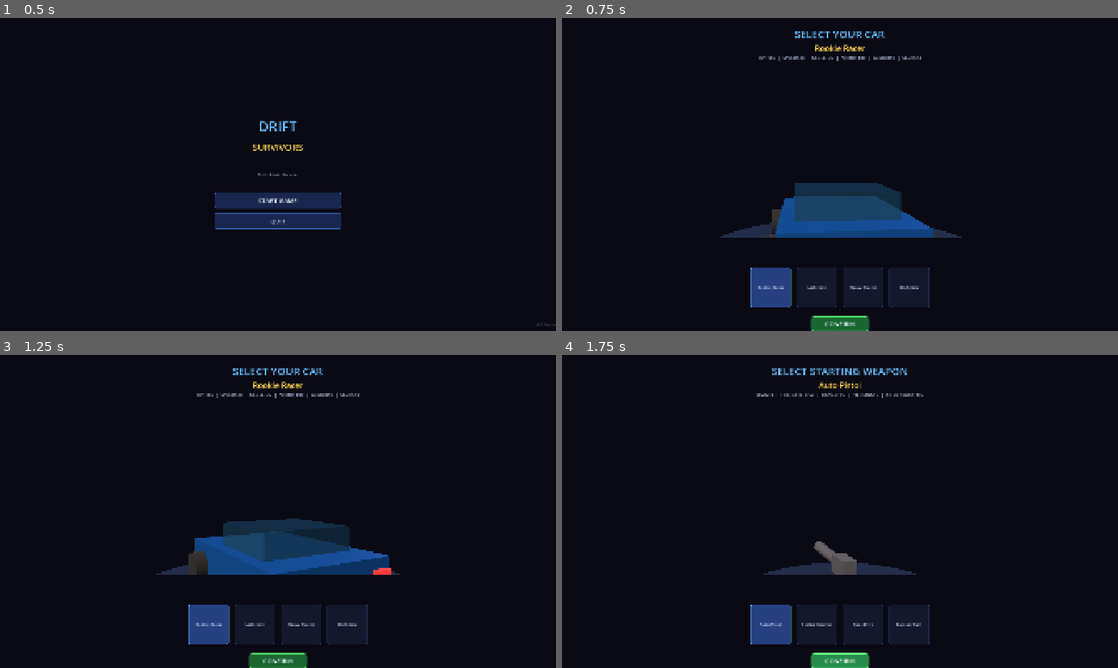
Above: before the commit, frames 1-4 (two rows, left to right).
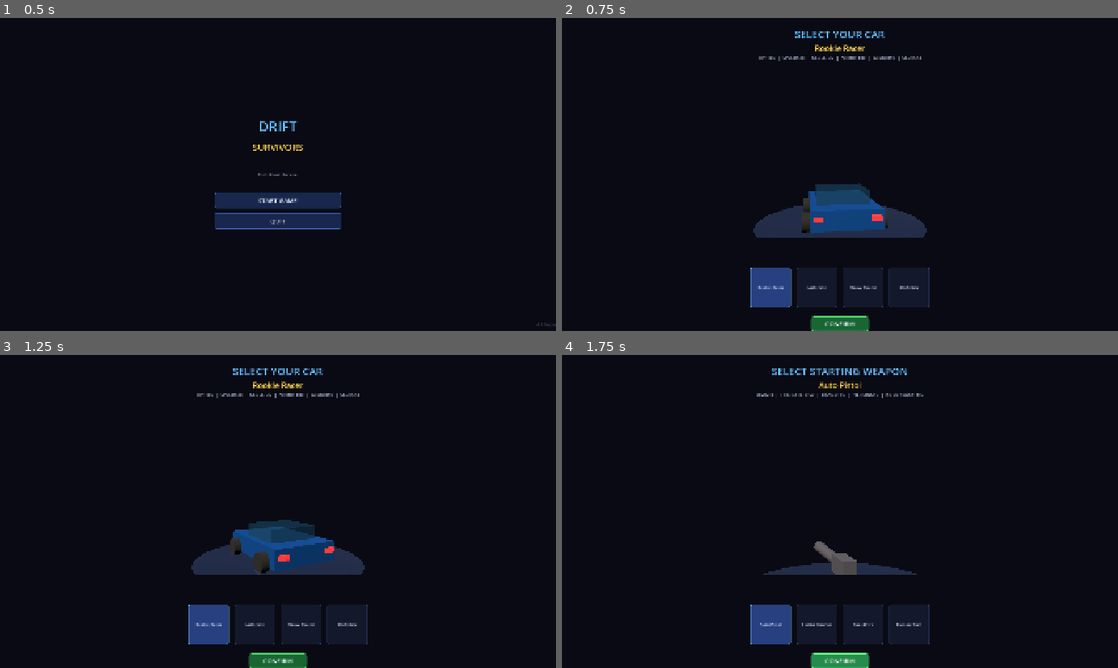
Above: after the commit, the same moments.

Repository: liuchangchangchang/drift-survivors
Game: Godot game, scene res://scenes/ui/main_menu.tscn
Same seed, same stepped clock (60 frames per second), same inputs: the game is played once before the commit and once after it.
Inputs:
- Up to frame 1 (0.5 s): no input
- Up to frame 2 (0.75 s): click "START GAME" at 0.5 s
- Up to frame 3 (1.25 s): no input
- Up to frame 4 (1.75 s): click "CONFIRM" at 1.25 s

Frame 1 is identical in both runs. In frame 2, 3.5% of the frame differs, in the area x 28-72%, y 52-71%; in frame 3, 3.9%; in frame 4, nothing differs.

Commit message:
fix: car preview camera too close, level-up buttons unresponsive
1. Pull camera back to (0, 2, 7) with FOV 40 so the full car
   model + platform is visible in the preview viewport.

2. Add process_mode=ALWAYS to level_up_screen.tscn so buttons
   remain clickable when the game tree is paused (same as
   pause_menu.tscn already had).

3. Restore mouse_filter=IGNORE on preview TextureRects so they
   don't block clicks on elements behind them.

Co-Authored-By: Claude Opus 4.6 (1M context) <noreply@anthropic.com>

Diff:
--- a/scenes/ui/level_up_screen.tscn
+++ b/scenes/ui/level_up_screen.tscn
@@ -9,6 +9,7 @@
 anchor_bottom = 1.0
 grow_horizontal = 2
 grow_vertical = 2
+process_mode = 3
 script = ExtResource("1")
 
 [node name="ColorRect" type="ColorRect" parent="."]
--- a/src/ui/car_select_ui.gd
+++ b/src/ui/car_select_ui.gd
@@ -83,9 +83,9 @@
 	_preview_root = Node3D.new()
 	# Camera
 	var cam := Camera3D.new()
-	cam.position = Vector3(0, 1.5, 5)
+	cam.position = Vector3(0, 2.0, 7.0)
 	cam.look_at(Vector3(0, 0.3, 0))
-	cam.fov = 30
+	cam.fov = 40
 	_preview_root.add_child(cam)
 	# Lighting
 	var key_light := DirectionalLight3D.new()
@@ -117,6 +117,7 @@
 	tex_rect.anchor_right = 0.85
 	tex_rect.anchor_top = 0.15
 	tex_rect.anchor_bottom = 0.7
+	tex_rect.mouse_filter = Control.MOUSE_FILTER_IGNORE
 	tex_rect.mouse_filter = Control.MOUSE_FILTER_IGNORE
 	add_child(tex_rect)
 
--- a/src/ui/weapon_select_ui.gd
+++ b/src/ui/weapon_select_ui.gd
@@ -111,6 +111,7 @@
 	tex_rect.anchor_right = 0.85
 	tex_rect.anchor_top = 0.15
 	tex_rect.anchor_bottom = 0.7
+	tex_rect.mouse_filter = Control.MOUSE_FILTER_IGNORE
 	tex_rect.mouse_filter = Control.MOUSE_FILTER_IGNORE
 	add_child(tex_rect)
 
